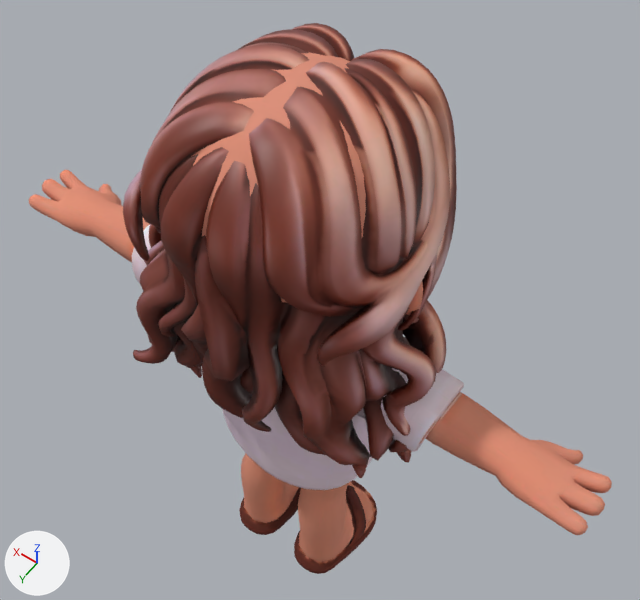
The glTF model avatar/avatar-bald.glb: old version first, new version second.
One viewpoint serves both versions: a camera (50 mm lens) standing at (-0.436, 0.56, 1.559) and looking at (0.014, -0.07, 0.569). Arrows for +X, +Y and +Z are at lower left; the lights stay in place. The older version comes first. Vertices at exactly the same position are counted once.

Objects in the first picture: 'Hair', 'Pietra'.
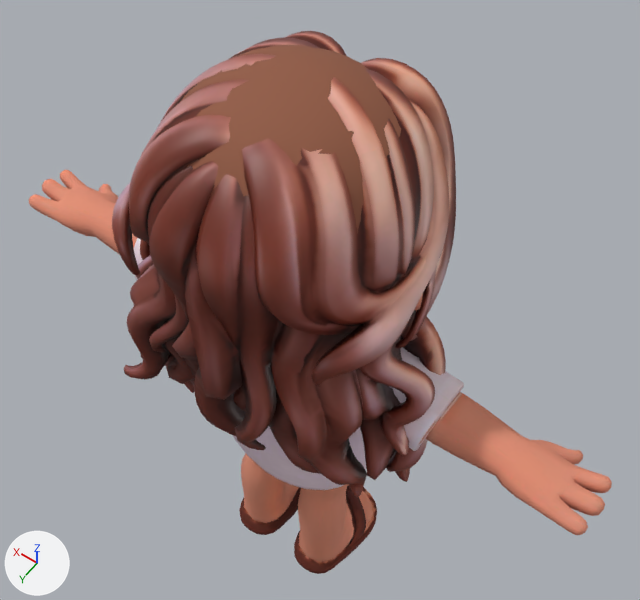
What changed in the scene script:
```text
Add mat_haircapmat:
    mat_haircapmat = principled_material('HairCapMat')
    mat_haircapmat.base_color = (0.285, 0.1, 0.0533)  # brown #915941
    mat_haircapmat.roughness = 0.85
Change me_tripo_3a8d8281_12aa_43ce_bc0b_aacd20ee75e1:
    used by ob_hair; location = (0.0, 0.0, 0.0)
    remove me_tripo_3a8d8281_12aa_43ce_bc0b_aacd20ee75e1.from_pydata(...)  # 4660 vertices, 9285 faces; spans x -0.226..0.224, y -0.155..0.185, z 0.501..1.005
    add me_tripo_3a8d8281_12aa_43ce_bc0b_aacd20ee75e1.from_pydata(...)  # 4660 vertices, 9285 faces; spans x -0.234..0.232, y -0.15..0.202, z 0.477..1.0
    me_tripo_3a8d8281_12aa_43ce_bc0b_aacd20ee75e1 part 1: the whole mesh is scaled about its middle by 1.04, then moved by (0.0, 0.012, -0.015)
Add me_haircap:
    me_haircap.from_pydata(...)  # 174 vertices, 304 faces; spans x -0.139..0.139, y -0.101..0.148, z 0.888..1.003
    me_haircap.materials.append(mat_haircapmat)  # brown #915941
Add ob_haircap:
    ob_haircap = bpy.data.objects.new('HairCap', me_haircap)
    ob_haircap.location = (0.0, 0.0, 0.0)
```

Boxes [x1, y1, x2, y2] around the edits, measured in the pictures (640 x 600 px):
'Hair', rescaled: before [123, 23, 457, 478]; after [112, 31, 456, 498]
'HairCap', added (brown): after [180, 45, 401, 234]
